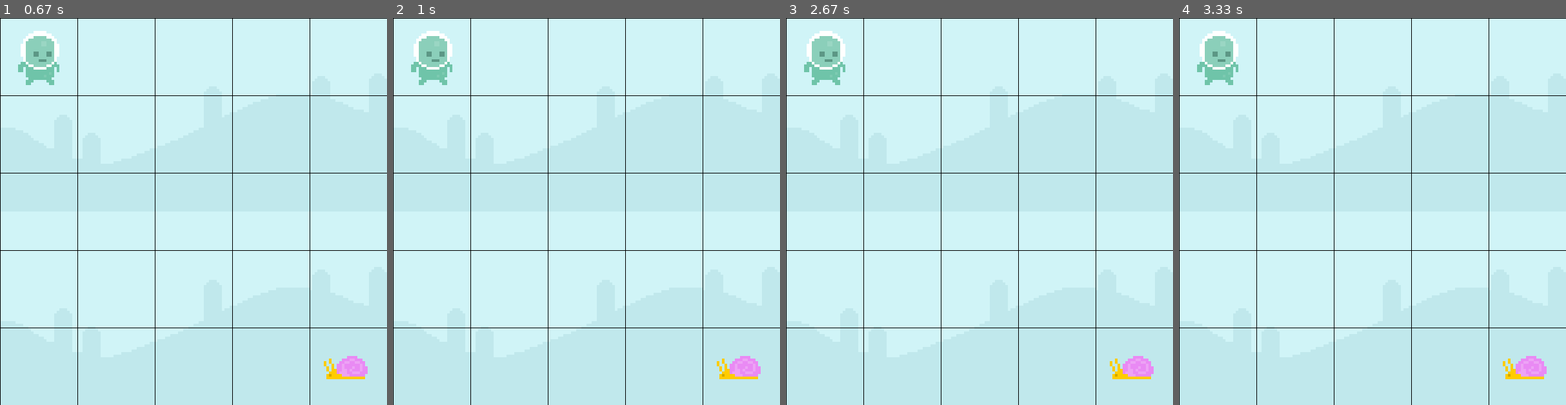
Above: before the commit, frames 1-4 (left to right).
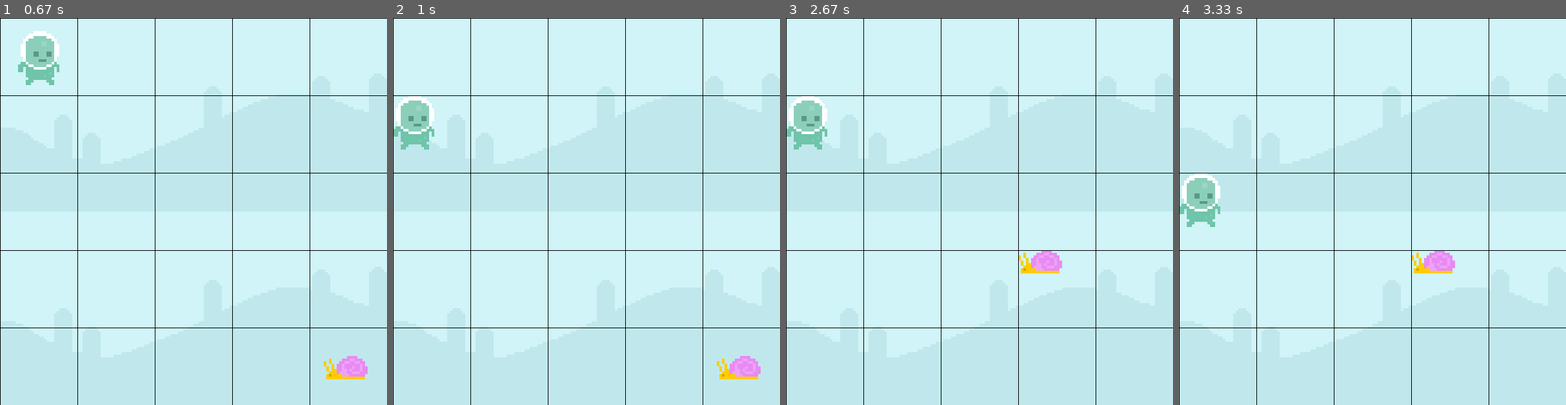
Above: after the commit, the same moments.

Repository: Syntax-Saboteurs/Wandering-in-the-Woods-Game
Game: pygame game, started from WoodsGamePygame.py
Two runs of this game, one before a commit and one after it. Both use one fixed random seed, a clock stepped at 60 frames per second and the inputs below.
Inputs (mouse positions are in pixels of both pictures, inside the frame that each line leads up to):
- Up to frame 1 (0.67 s): click (193, 211) at 0.38 s
- Up to frame 2 (1 s): click (466, 153) at 0.72 s
- Up to frame 3 (2.67 s): click (1080, 273) at 2.55 s
- Up to frame 4 (3.33 s): click (1248, 250) at 3.22 s

Frame 1 is identical in both runs. In frame 2, 2.2% of the frame differs, in the area x 0-16%, y 3-34%; in frame 3, 3.2%, in the area x 0-95%, y 3-94%; in frame 4, 3.2%.

Commit message:
Update WoodsGamePygame.py and track .idea directory

Diff:
--- a/WoodsGamePygame.py
+++ b/WoodsGamePygame.py
@@ -110,55 +110,53 @@
 
 
 def main():
-
     running = True
+    player_turn = 0  # 0 for player 1, 1 for player 2
+    players = [player_rect, snail_rect]  # Assuming there are only two players
+    win_font = pygame.font.SysFont(None, 48)  # Font for "You Win" message
 
     while running:
-        moved = 0
-        # pygame.QUIT event means the user clicked X to close your window
         for event in pygame.event.get():
             if event.type == pygame.QUIT:
-                # can make a terminate or kill function to replace the logic here
                 running = False
 
+            if event.type == pygame.MOUSEBUTTONDOWN:
+                mouse_pos = pygame.mouse.get_pos()
+                clicked_row = mouse_pos[1] // (HEIGHT // ROWS)
+                clicked_col = mouse_pos[0] // (WIDTH // COLS)
+                current_player_rect = players[player_turn]
+                current_row = current_player_rect.y // (HEIGHT // ROWS)
+                current_col = current_player_rect.x // (WIDTH // COLS)
 
-        screen.blit(sky_surface,(0,0))
-        screen.blit(sky_surface,(0,300))
-        screen.blit(snail_surf,snail_rect)
-        screen.blit(player_surf,player_rect)
+                # Check if the clicked position is adjacent to the current player position
+                if (abs(clicked_row - current_row) <= 1 and abs(clicked_col - current_col) <= 1 and
+                        (abs(clicked_row - current_row) != 0 or abs(clicked_col - current_col) != 0)):
+                    current_player_rect.x = clicked_col * (WIDTH // COLS)
+                    current_player_rect.y = clicked_row * (HEIGHT // ROWS)
+                    # Switch to the next player's turn
+                    player_turn = (player_turn + 1) % len(players)
 
+        screen.blit(sky_surface, (0, 0))
+        screen.blit(sky_surface, (0, 300))
+        screen.blit(snail_surf, snail_rect)
+        screen.blit(player_surf, player_rect)
 
-#when player is clicked they move TODO code diffrent directions and to stay in side barriers
-        if event.type == pygame.MOUSEBUTTONDOWN:
-            mouse_pos = pygame.mouse.get_pos()
-            if player_rect.collidepoint((mouse_pos)):
-                print ("mouse alien")
-                player_rect.x += 110
-            elif snail_rect.collidepoint((mouse_pos)):
-                print ("mouse snail")
-                snail_rect.x -= 110
-            else:
-                print("missed")
-
-
-
-
-
-
-        # calls the draw_grid() fuction to create the background
         draw_grid()
 
+        # Check if players overlap
+        if player_rect.colliderect(snail_rect):
+            # Display "You Win" message
+            win_text = win_font.render("You Win!", True, (255, 255, 255))
+            win_rect = win_text.get_rect(center=(WIDTH // 2, HEIGHT // 2))
+            screen.blit(win_text, win_rect)
+            # Stop the game loop
+            running = False
 
-
-        # updates the display
         pygame.display.update()
         clock.tick(60)
 
-
-    # this must be in the code in order for pygame to work in idle
     pygame.quit()
     sys.exit()
 
-
 if __name__ == "__main__":
     main()
